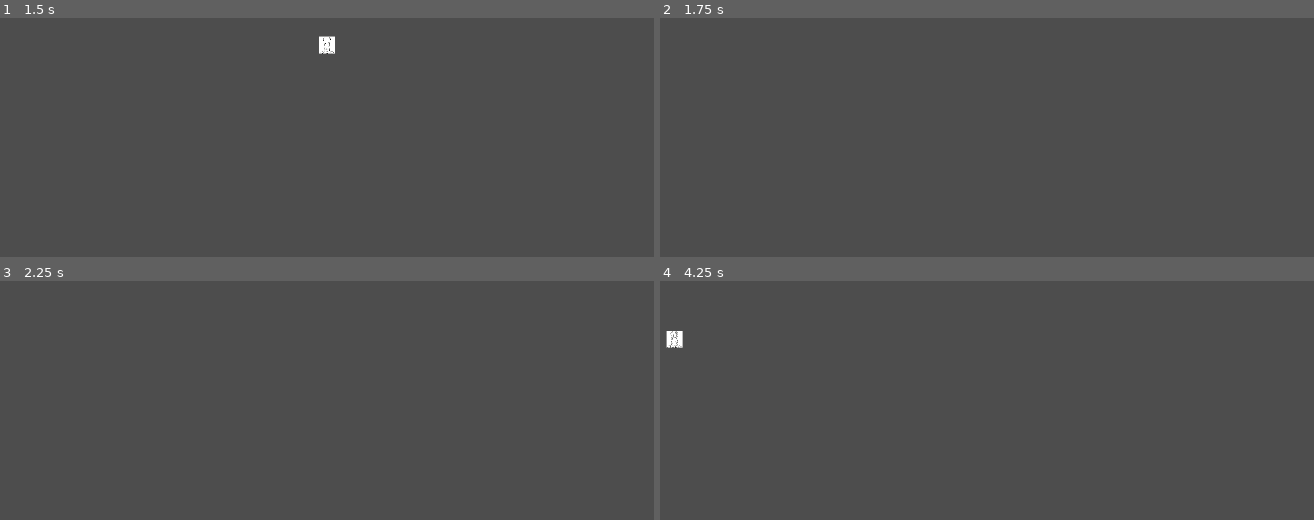
Above: before the commit, frames 1-4 (two rows, left to right).
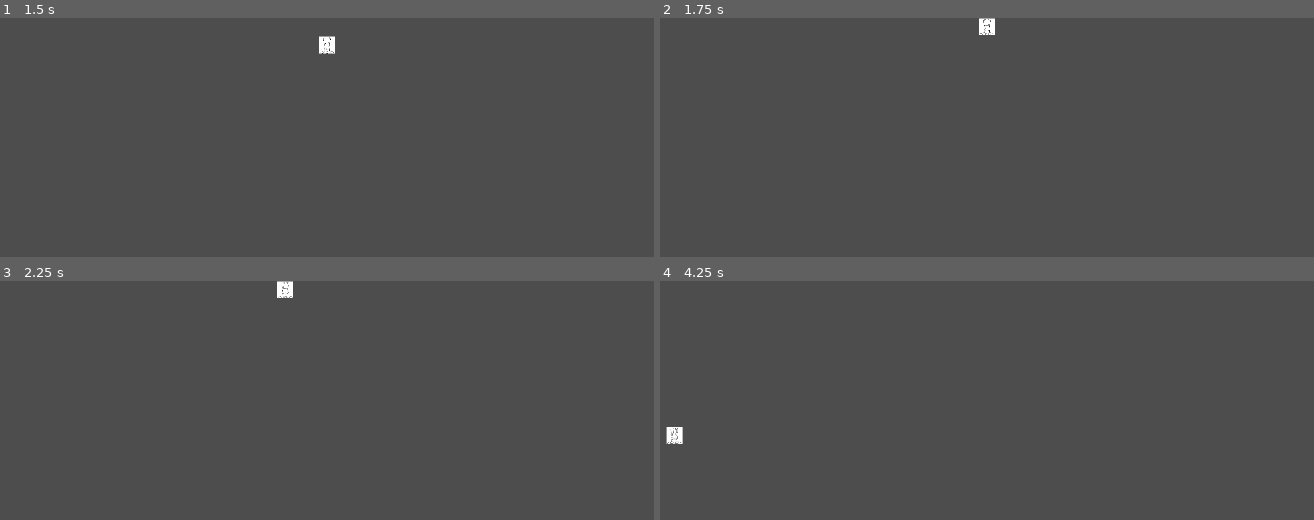
Above: after the commit, the same moments.

Repository: Restra9423/Jamfest-Spring-2026
Game: Godot game, scene res://Levels/world_scene.tscn
The game is run twice, just before and just after one commit, with the same random seed, the same clock (stepped at 60 frames per second) and the same inputs.
Inputs:
- Up to frame 1 (1.5 s): tap Enter at 0.5 s; hold W (Up) from 0.53 s (still down)
- Up to frame 2 (1.75 s): keep holding W (Up)
- Up to frame 3 (2.25 s): tap Space at 2 s; release W (Up) at 2.03 s; hold A (Left) from 2.03 s (still down)
- Up to frame 4 (4.25 s): release A (Left) at 3.53 s; hold S (Down) from 3.53 s (still down)

Frame 1 is identical in both runs. In frame 2, 0.2% of the frame differs, in the area x 48-52%, y 0-8%; in frame 3, 0.2%; in frame 4, 0.4%, in the area x 0-4%, y 20-69%.

Commit message:
layers fix again

Diff:
--- a/Prefabs/Player.tscn
+++ b/Prefabs/Player.tscn
@@ -7,6 +7,8 @@
 size = Vector2(40, 40)
 
 [node name="Player" type="CharacterBody2D" unique_id=740572060]
+collision_layer = 2
+collision_mask = 4
 script = ExtResource("1_x3d5u")
 
 [node name="CollisionShape2D" type="CollisionShape2D" parent="." unique_id=253707334]
